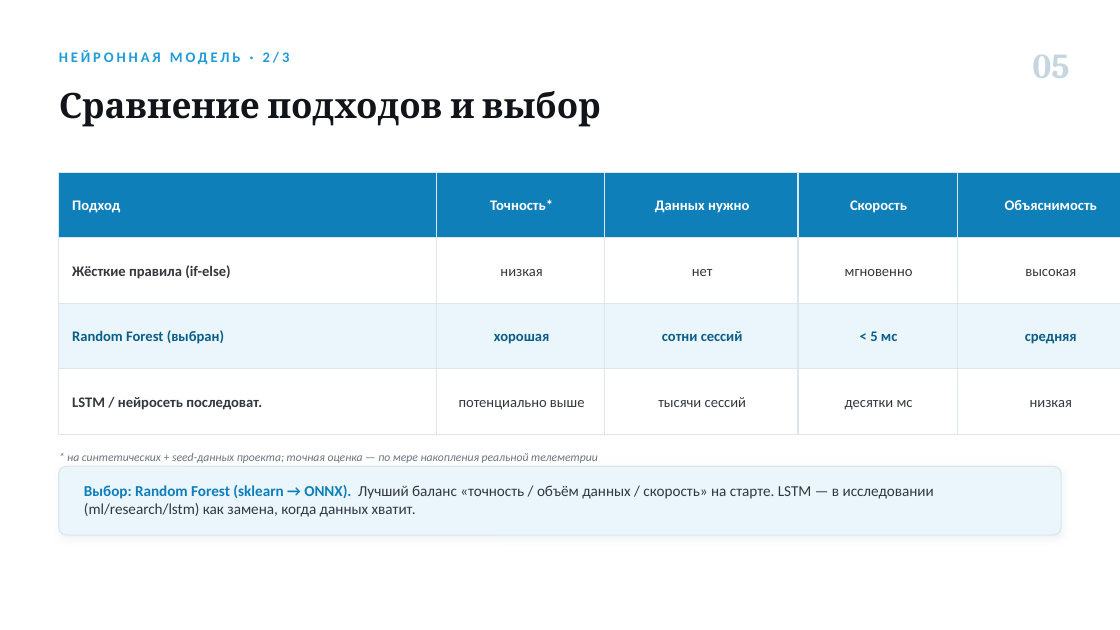
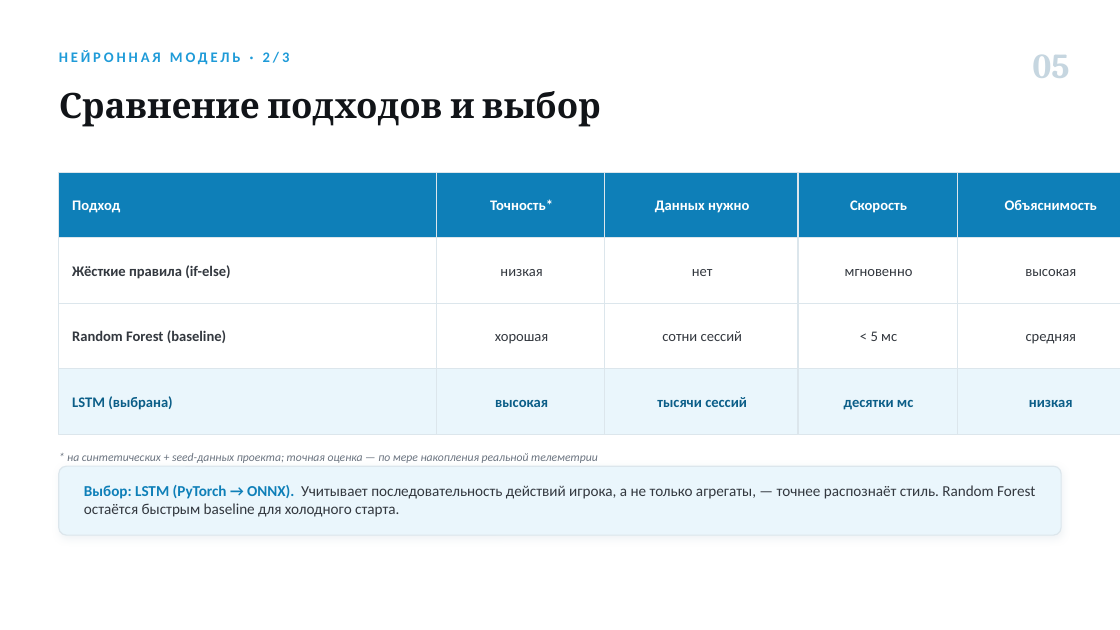
Before and after one commit to Antizi/diplom-Game_Plugs_Ai, a slide deck: slide 6 of presentations/Изотов_ВКР_нейросетевая-модель.pptx. Drawn at 1120x630 pixels with LibreOffice and Linux fonts; fonts in the diff are those of the drawing. Boxes give left, top, right and bottom in pixels: in the first picture for what was removed or moved away, otherwise in the second. Text is boxed around its words. In the diff, an @@ line names an element or a change of style, - is before the commit and + after.

```diff
--- a/presentations/Изотов_ВКР_нейросетевая-модель.pptx
+++ b/presentations/Изотов_ВКР_нейросетевая-модель.pptx
@@ fill #EAF6FC to #FFFFFF in 5 elements at [59,303,437,369], [437,303,605,369], [605,303,798,369], [798,303,958,369], [958,303,1120,369] @@
@@ text colour #0B5E88 to #33383F, bold off in 4 elements at [495,334,549,344], [662,331,742,341], [871,331,897,341], [1026,334,1077,344] @@
@@ text at [72,330,226,343]: text changed; text colour #0B5E88 to #33383F @@
-Random Forest (выбран)
+Random Forest (baseline)
@@ fill #FFFFFF to #EAF6FC in 5 elements at [59,369,437,434], [437,369,605,434], [605,369,798,434], [798,369,958,434], [958,369,1120,434] @@
@@ text colour #33383F to #0B5E88, bold on in 3 elements at [657,397,747,407], [844,400,913,410], [1029,400,1073,407] @@
@@ text at [72,396,172,410]: text changed; text colour #33383F to #0B5E88 @@
-LSTM / нейросеть последоват.
+LSTM (выбрана)
@@ text at [495,400,548,407]: text changed; text colour #33383F to #0B5E88; bold on @@
-потенциально выше
+высокая
@@ text at [84,485,1035,517]: text changed @@
-Выбор: Random Forest (sklearn → ONNX). Лучший баланс «точность / объём данных / скорость» на старте. LSTM — в исследовании (ml/research/lstm) как замена, когда данных хватит.
+Выбор: LSTM (PyTorch → ONNX). Учитывает последовательность действий игрока, а не только агрегаты, — точнее распознаёт стиль. Random Forest остаётся быстрым baseline для холодного старта.
```
Also in this commit, not shown: 8 other slides changed, 6 other files.
